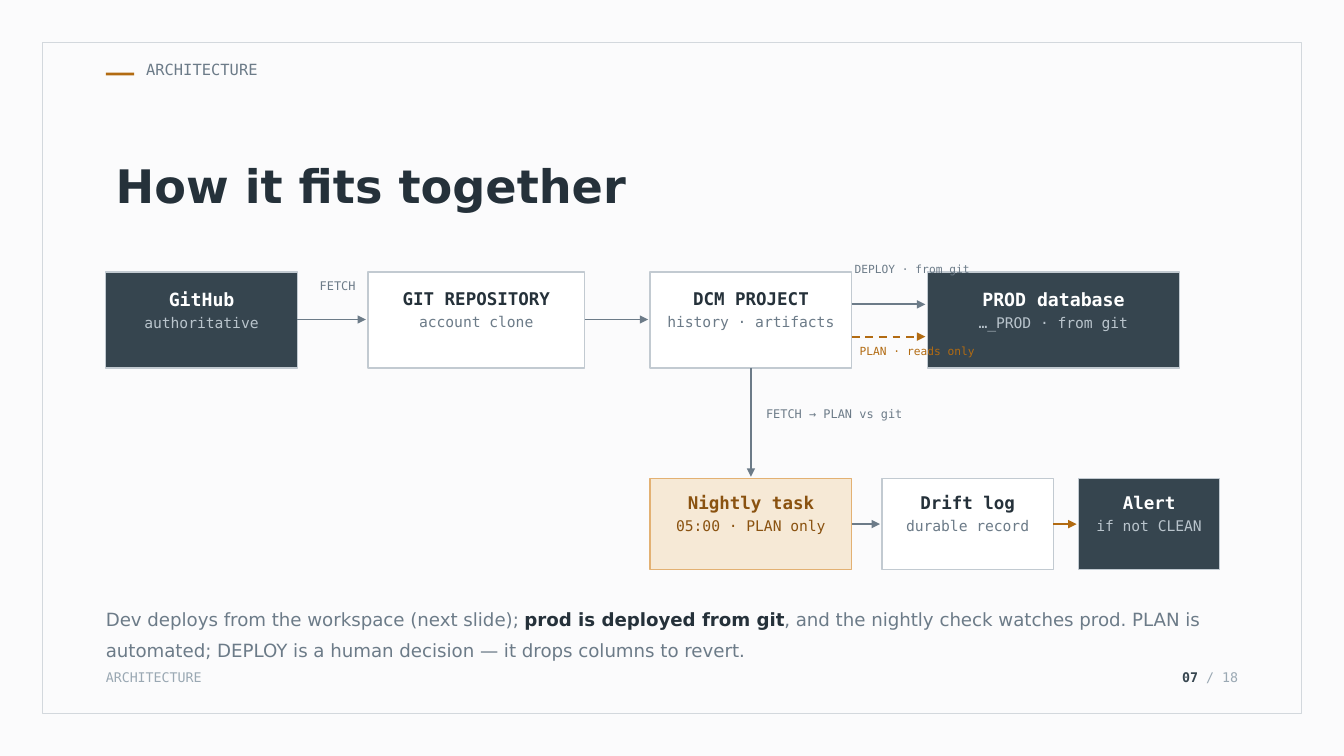
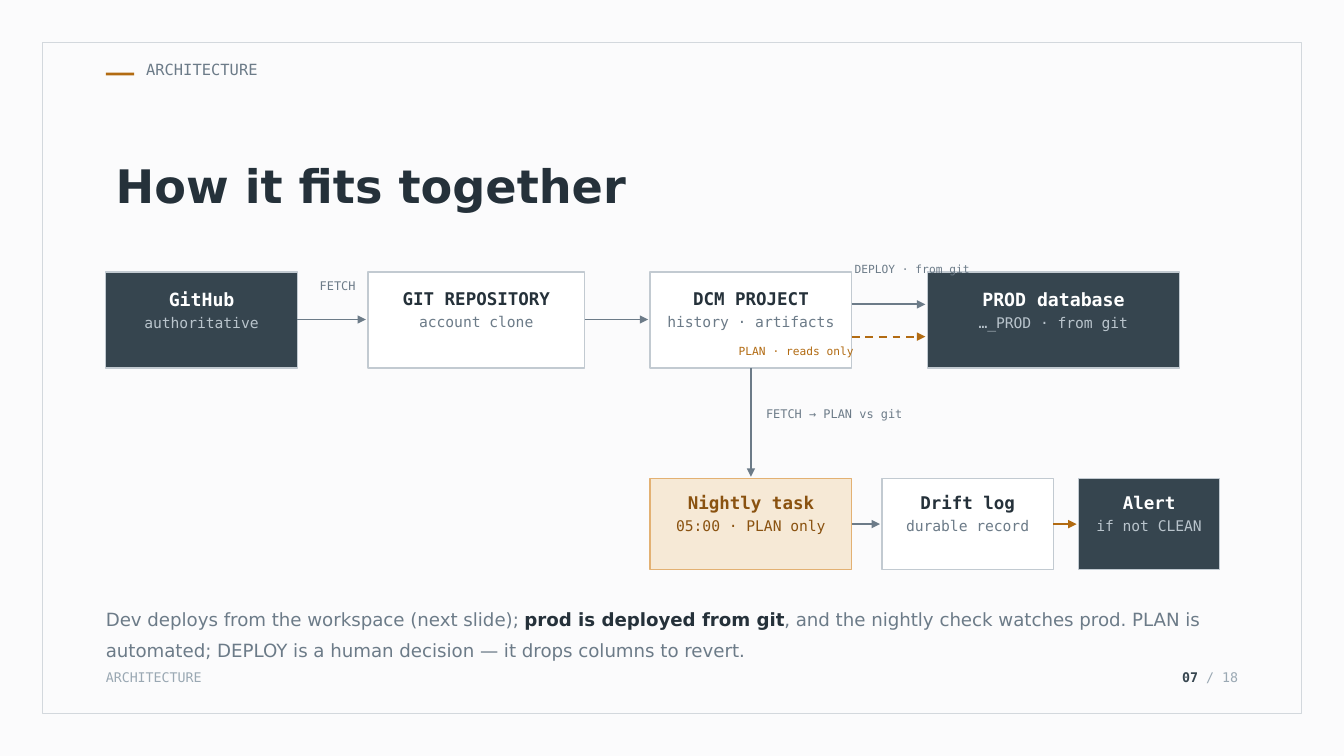
Before and after one commit to Codefordataengg/DMC_PBI, a slide deck: slide 7 of docs/DCM_Presentation.pptx. Drawn at 1344x756 pixels with LibreOffice and Linux fonts; fonts in the diff are those of the drawing. Boxes give left, top, right and bottom in pixels: in the first picture for what was removed or moved away, otherwise in the second. Text is boxed around its words. In the diff, an @@ line names an element or a change of style, - is before the commit and + after.

```diff
--- a/docs/DCM_Presentation.pptx
+++ b/docs/DCM_Presentation.pptx
@@ text "PLAN · reads only": place and size @@
-text "PLAN · reads only" at bbox=[860, 347, 975, 359]
+text "PLAN · reads only" at bbox=[739, 347, 854, 359]
```
Also in this commit, not shown: 2 other files.
